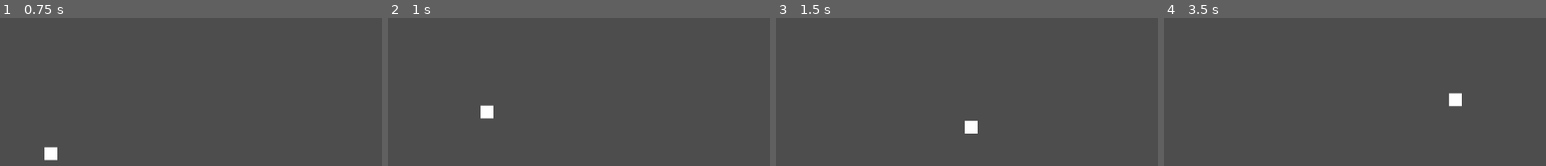
Above: before the commit, frames 1-4 (left to right).
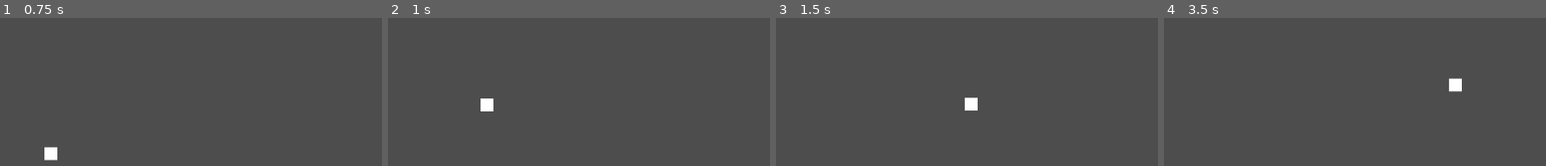
Above: after the commit, the same moments.

Repository: closedcaptions13/PixelJam
Game: Godot game, scene res://Scenes/Game.tscn
Same seed, same stepped clock (60 frames per second), same inputs: the game is played once before the commit and once after it.
Inputs:
- Up to frame 1 (0.75 s): tap Enter (ui_accept) at 0.5 s; hold Right (ui_right) from 0.53 s (still down)
- Up to frame 2 (1 s): keep holding Right (ui_right); tap Enter (ui_accept) at 0.77 s
- Up to frame 3 (1.5 s): keep holding Right (ui_right)
- Up to frame 4 (3.5 s): tap Enter (ui_accept) at 1.52, 3.02 s; release Right (ui_right) at 2.03 s; hold Left (ui_left) 2.03-2.78 s; hold Right (ui_right) from 2.78 s (still down)

Frame 1 is identical in both runs. In frame 2, 0.3% of the frame differs, in the area x 24-28%, y 54-69%; in frame 3, 0.6%; in frame 4, 0.6%, in the area x 74-78%, y 40-60%.

Commit message:
Idk what this is :3

Diff:
--- a/Scripts/Player.gd
+++ b/Scripts/Player.gd
@@ -2,7 +2,7 @@
 
 
 const SPEED = 300.0
-const JUMP_VELOCITY = -400.0
+const JUMP_VELOCITY = -450.0
 
 # Get the gravity from the project settings to be synced with RigidBody nodes.
 var gravity = ProjectSettings.get_setting("physics/2d/default_gravity")
